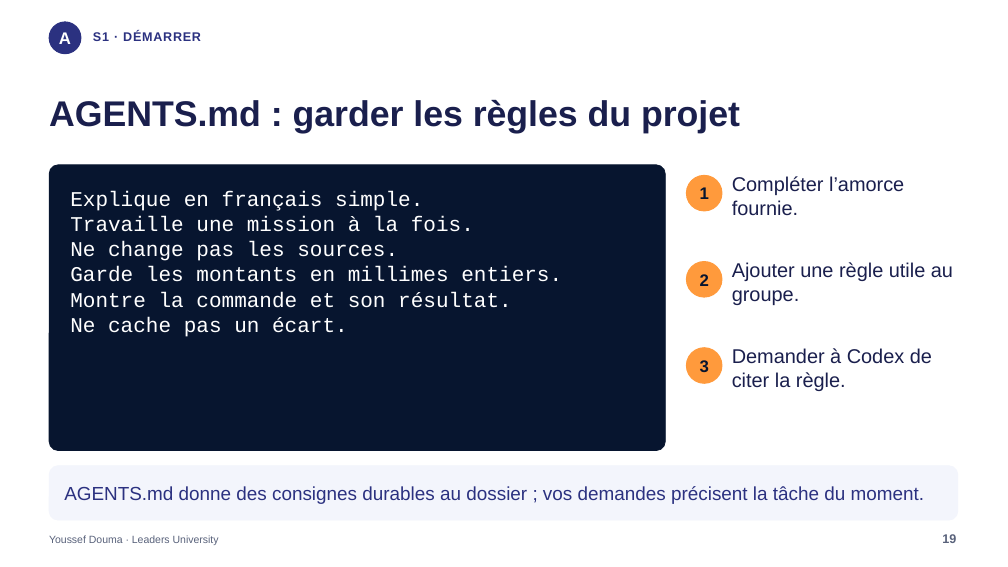
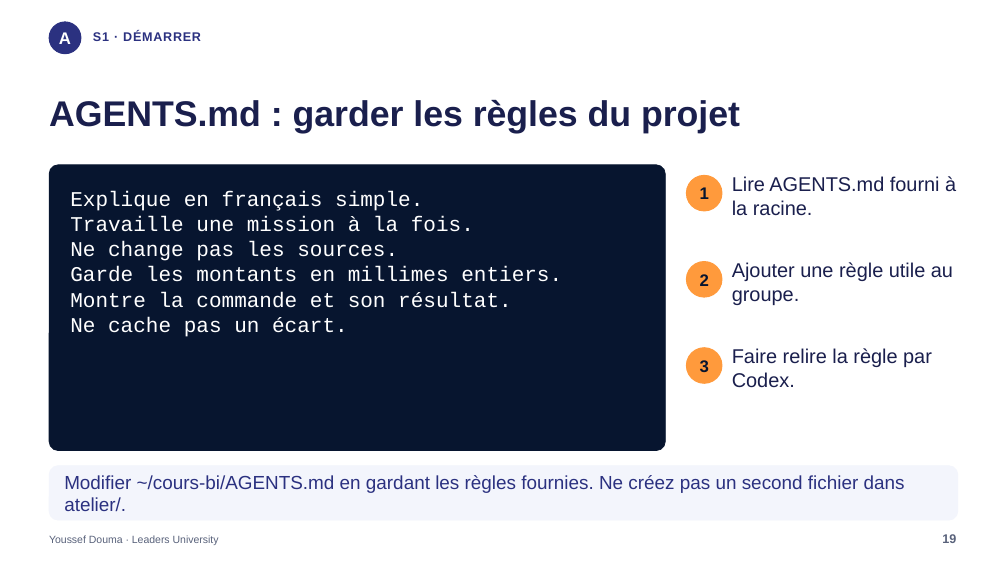
Before and after one commit to jodouma/leaders-bi-ia-etl-28h, a slide deck: slide 19 of presentation/Atlas_CODEX_BI_15h.pptx. Drawn at 1008x567 pixels with LibreOffice and Linux fonts; fonts in the diff are those of the drawing. Boxes give left, top, right and bottom in pixels: in the first picture for what was removed or moved away, otherwise in the second. Text is boxed around its words. In the diff, an @@ line names an element or a change of style, - is before the commit and + after.

```diff
--- a/presentation/Atlas_CODEX_BI_15h.pptx
+++ b/presentation/Atlas_CODEX_BI_15h.pptx
@@ text at (732, 176, 956, 216): text changed @@
-Compléter l’amorce fournie.
+Lire AGENTS.md fourni à la racine.
@@ text at (732, 348, 932, 388): text changed @@
-Demander à Codex de citer la règle.
+Faire relire la règle par Codex.
@@ text at (64, 475, 905, 511): text changed @@
-AGENTS.md donne des consignes durables au dossier ; vos demandes précisent la tâche du moment.
+Modifier ~/cours-bi/AGENTS.md en gardant les règles fournies. Ne créez pas un second fichier dans atelier/.
```
Also in this commit, not shown: 43 other slides changed, 2 slides added, 5 other files.
